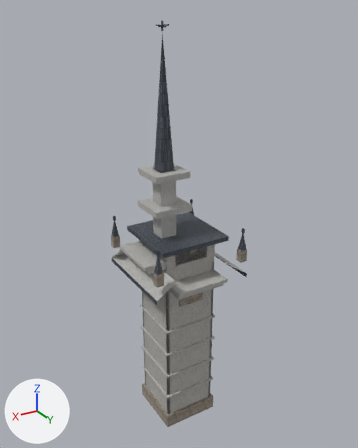
The glTF model apps/web/public/world/props/steeple-meetinghouse-climbable.glb as it was, and as the next commit left it.
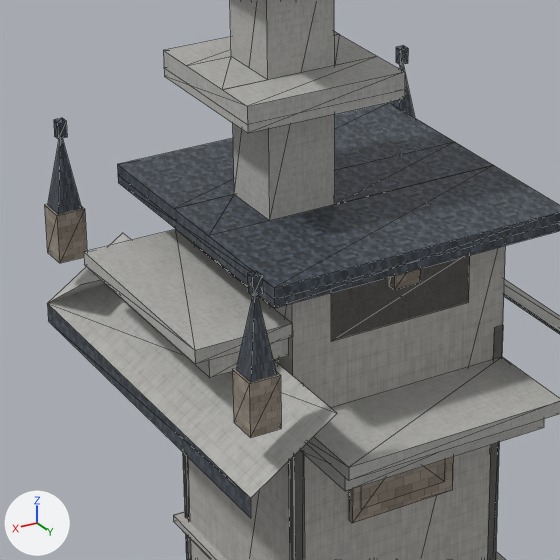
Each version appears first whole from a 50 mm camera at (16.9, 28.5, 30.5) aimed at (-0.4, -0.3, 16.1), and next in a close-up on the part from 28% to 63% of the width and 42% to 70% of the height. The lights are fixed; the arrows at lower left show +X, +Y and +Z. The first two pictures are the older version. The close-ups show mesh edges as thin lines. Vertices at exactly the same position are counted once.

Before the edit, the objects in view are built like this:
```python
me_steeple_meetinghouse_climbable = bpy.data.meshes.new('steeple-meetinghouse-climbable')
me_steeple_meetinghouse_climbable.from_pydata(...)  # 399 vertices, 454 faces; spans x -3.7..3.7, y -3.7..3.7, z 0.0..30.0
# faces by material slot: [8, 198, 134, 16, 98]
me_steeple_meetinghouse_climbable.materials.append(mat_clap)
me_steeple_meetinghouse_climbable.materials.append(mat_trim)
me_steeple_meetinghouse_climbable.materials.append(mat_lead)
me_steeple_meetinghouse_climbable.materials.append(mat_louvre)
me_steeple_meetinghouse_climbable.materials.append(mat_stone)
ob_steeple_meetinghouse_climbable = bpy.data.objects.new('steeple-meetinghouse-climbable', me_steeple_meetinghouse_climbable)
ob_steeple_meetinghouse_climbable.location = (0.0, 0.0, 0.0)
```
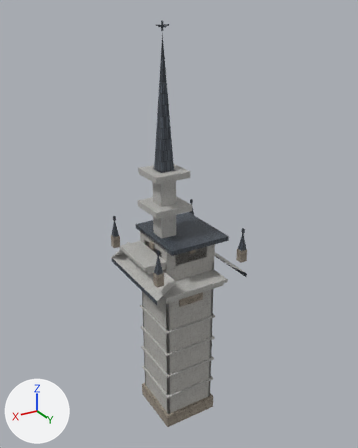
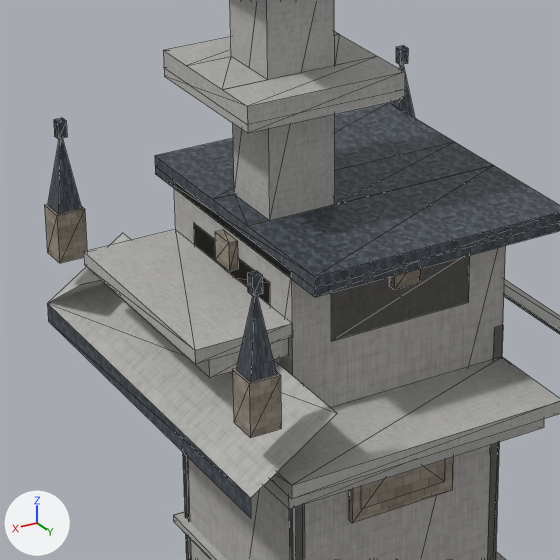
Commit message: fix(m1-assets): clear the belfry soffit that refused 13.0->14.7 (steeple)

Where the change shows, as pixel boxes [x1, y1, x2, y2] in the close-ups (560 x 560 px; the box of a moved part takes in the faces that stretch with it):
```json
{"part": 1, "of": "me_steeple_meetinghouse_climbable", "change": "moved or reshaped", "before": [117, 103, 560, 308], "after": [155, 103, 560, 297]}
{"part": 2, "of": "me_steeple_meetinghouse_climbable", "change": "moved or reshaped", "before": [300, 357, 560, 491], "after": [264, 357, 560, 509]}
```

Scene script edits in JSON lines:
```json
{"block": "me_steeple_meetinghouse_climbable", "where": "me_steeple_meetinghouse_climbable.from_pydata(...)  # 399 vertices, 454 faces; spans x -3.7..3.7, y -3.7..3.7, z 0.0..30.0"}
{"block": "me_steeple_meetinghouse_climbable", "where": "# used by ob_steeple_meetinghouse_climbable; location = (0.0, 0.0, 0.0)"}
{"block": "me_steeple_meetinghouse_climbable", "change": "me_steeple_meetinghouse_climbable part 1: all 10 vertices in x 2.7, y -2.7..2.7, z 15.5..15.8 are moved by (-0.7, 0.0, 0.0)"}
{"block": "me_steeple_meetinghouse_climbable", "change": "me_steeple_meetinghouse_climbable part 2: all 8 vertices in x 1.9..2.0, y 2.0..3.7, z 12.4..13.0 are moved by (1.0, 0.0, 0.0)"}
```
